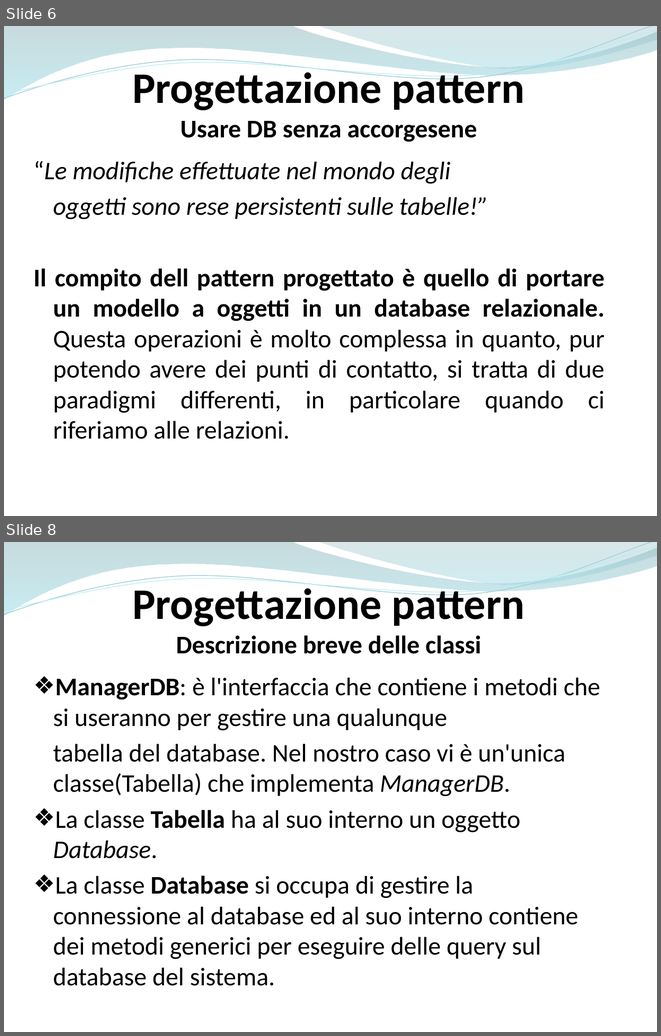
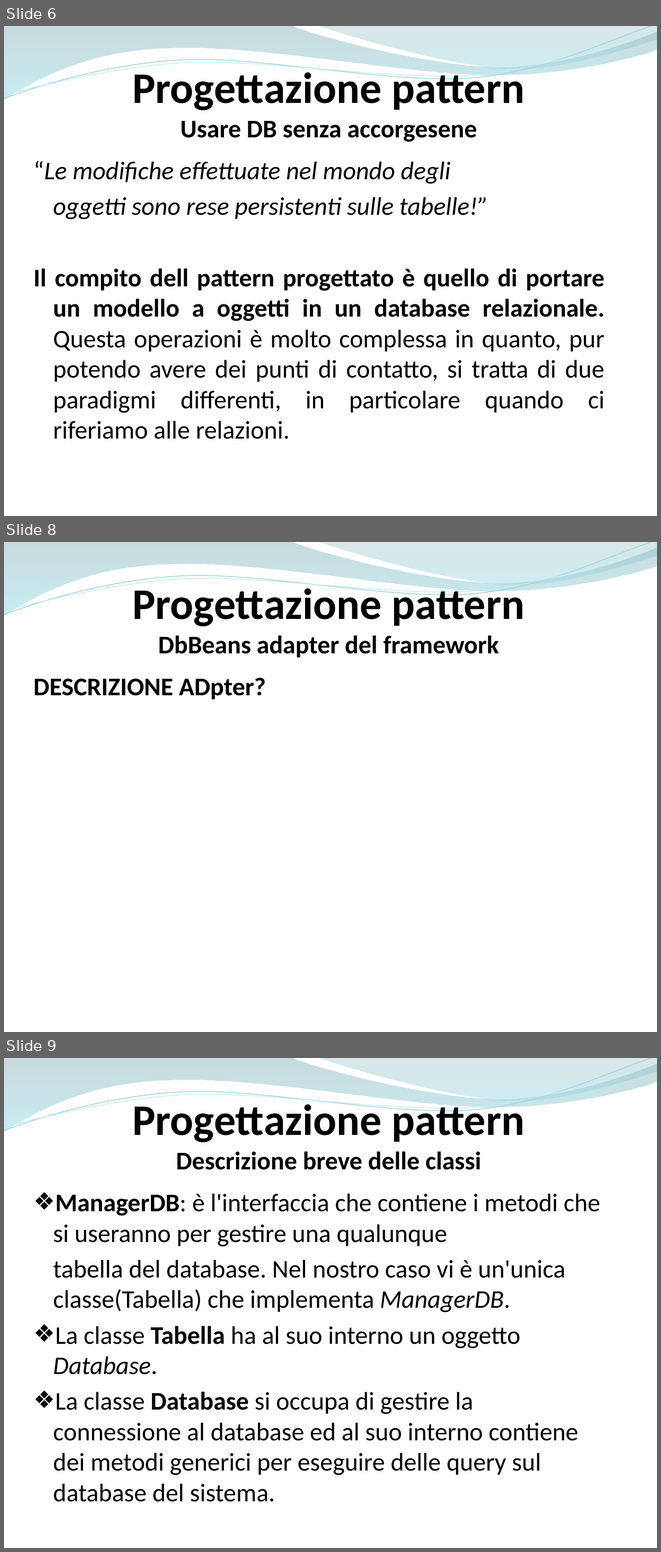
Before and after one commit to ammirate/at-silo, a slide deck: Presentazione/Atsilo1/Scafuro/[BOZZA] Presentazione framework.pptx. Shown one above the other, each under a label of ours: slides 6 and 8 before the commit, slides 6, 8 and 9 after it; the slides between them are not shown. The pictures are 661x1036 and 661x1552 pixels, drawn with LibreOffice and Linux fonts; fonts in the diff are those of the drawing. Boxes give left, top, right and bottom in pixels: in the first picture for what was removed or moved away, otherwise in the second. Text is boxed around its words. In the diff, an @@ line names an element or a change of style, - is before the commit and + after.

```diff
--- a/Presentazione/Atsilo1/Scafuro/[BOZZA] Presentazione framework.pptx
+++ b/Presentazione/Atsilo1/Scafuro/[BOZZA] Presentazione framework.pptx
@@ slide 8 added at (x1=4, y1=542, x2=657, y2=1032), background #FFFFFF; not listed: 4 template elements that a slide beside it also shows @@
@@ text added at (x1=132, y1=583, x2=524, y2=658), 28 pt, text #000000, bold @@
+Progettazione pattern
+DbBeans adapter del framework
@@ text added at (x1=34, y1=678, x2=266, y2=699), 28 pt, text #000000, bold @@
+DESCRIZIONE ADpter?
@@ what was slide 8 is now slide 9 @@
```
Also in this commit, not shown: 3 slides changed.
